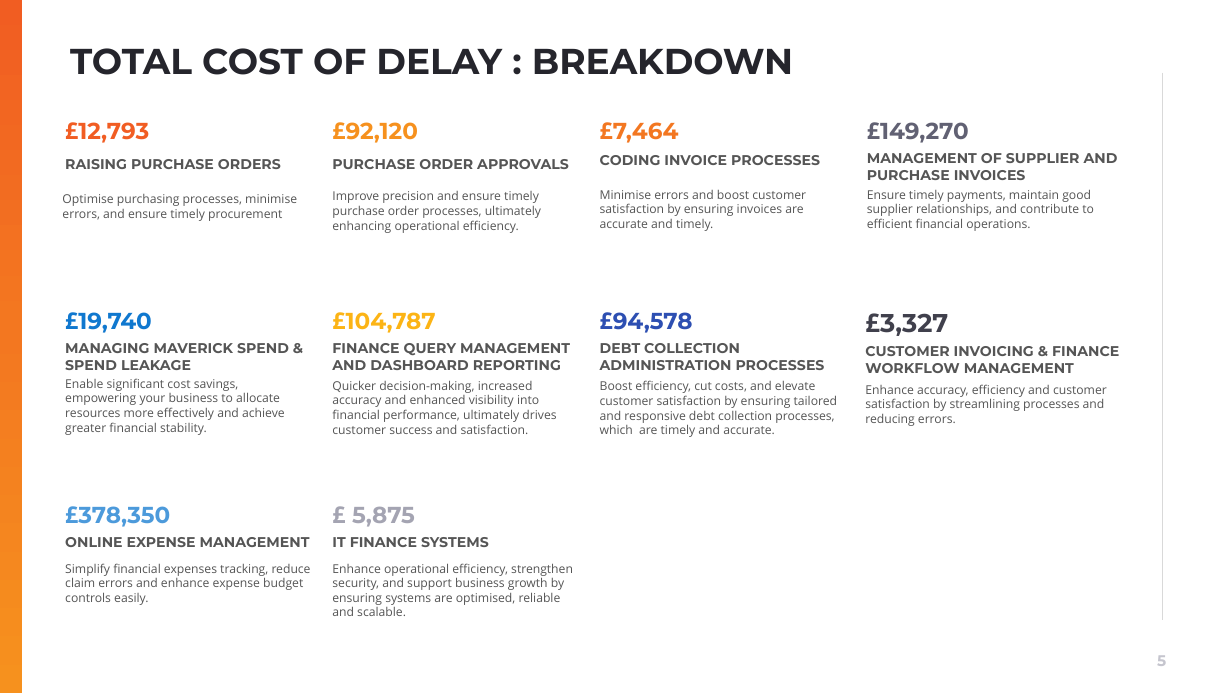
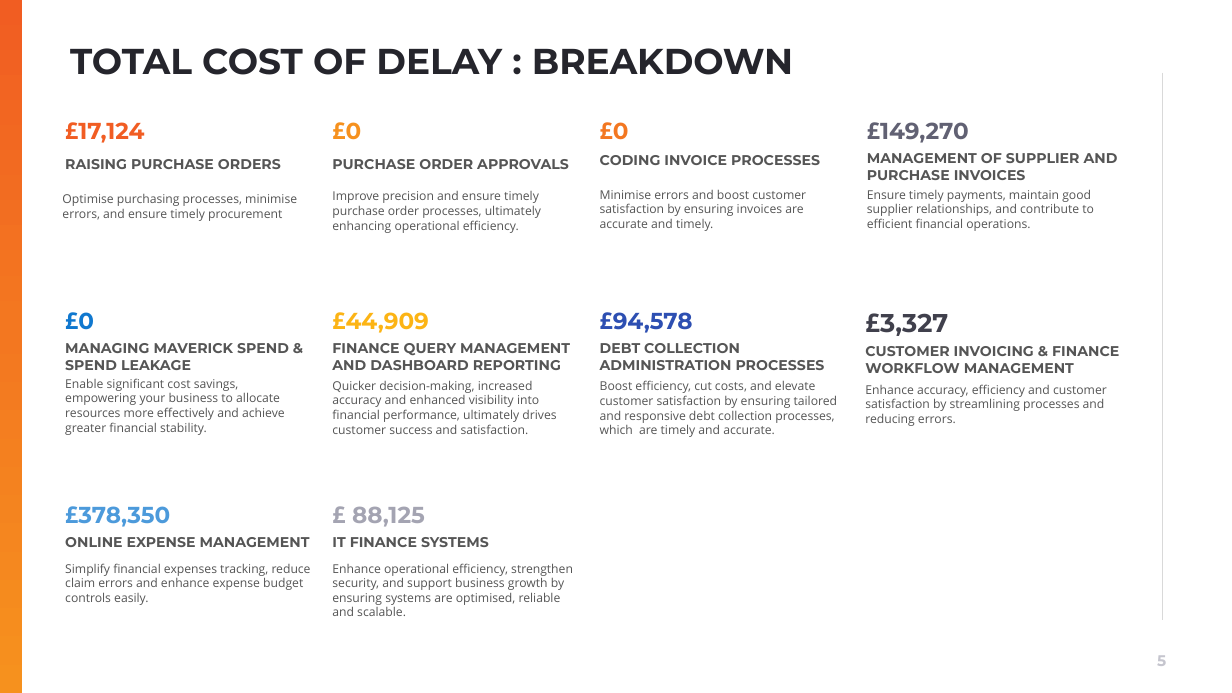
Before and after one commit to muratozdemirpiblo/ppt-api, a slide deck: slide 5 of output.pptx. Drawn at 1232x693 pixels with LibreOffice and Linux fonts; fonts in the diff are those of the drawing; background and template pictures are left out. Boxes give left, top, right and bottom in pixels: in the first picture for what was removed or moved away, otherwise in the second. Text is boxed around its words. In the diff, an @@ line names an element or a change of style, - is before the commit and + after.

```diff
--- a/output.pptx
+++ b/output.pptx
@@ text at (65,122,144,143): text changed @@
-£12,793
+£17,124
@@ text at (332,122,361,140): text changed; font Montserrat to Open Sans @@
-£92,120
+£0
@@ text at (600,122,629,140): text changed; font Montserrat to Open Sans @@
-£7,464
+£0
@@ text at (65,312,94,330): text changed; font Montserrat to Open Sans @@
-£19,740
+£0
@@ text at (332,312,429,333): text changed @@
-£104,787
+£44,909
@@ text at (352,507,425,527): text changed @@
-£ 5,875
+£ 88,125
```
Also in this commit, not shown: 5 other slides changed, 4 other files.
